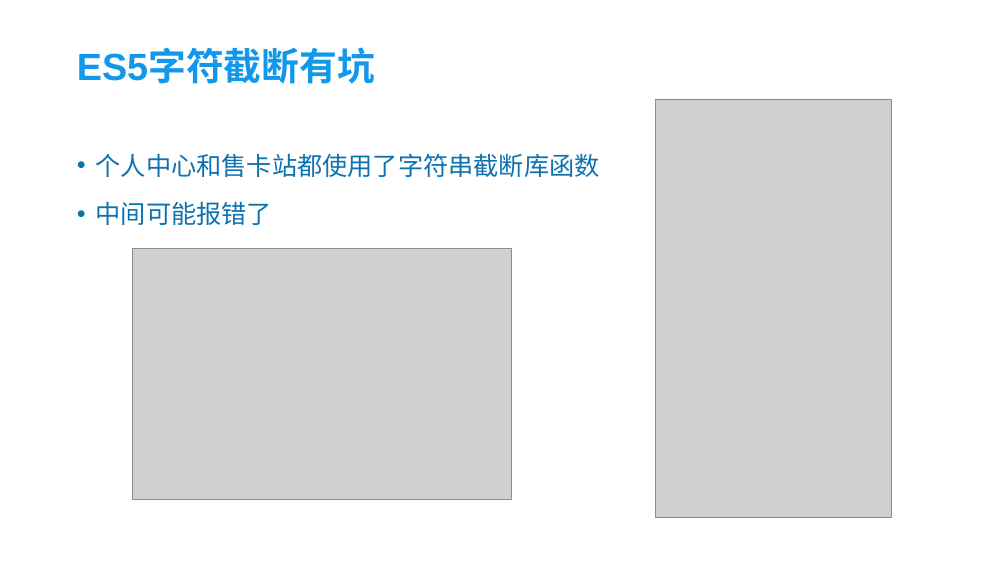
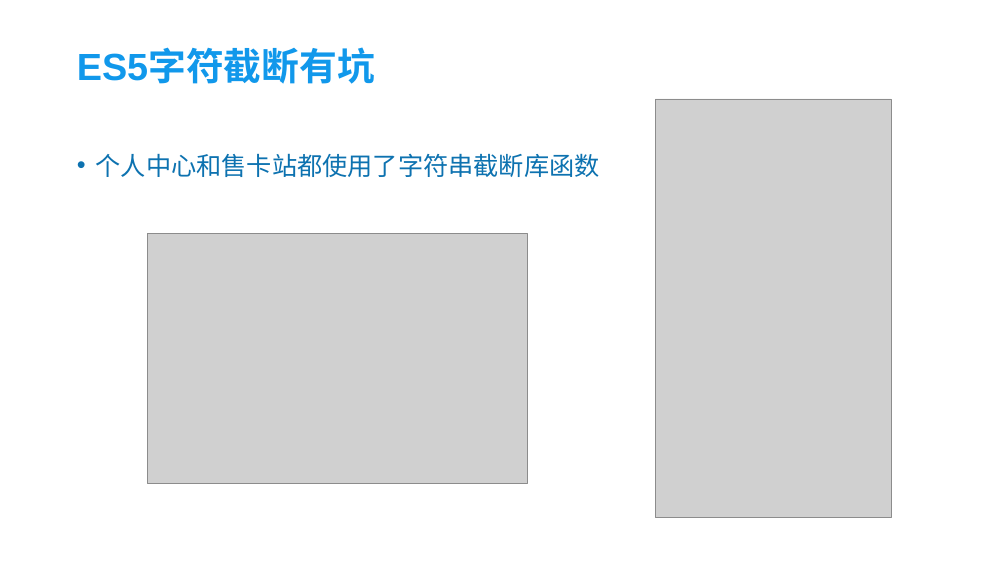
Before and after one commit to kenkozheng/HTML5_research, a slide deck: slide 18 of Charset&Coding&HTML/编码和前端的那些事.pptx (slide 14 before the commit). Drawn at 1008x567 pixels with LibreOffice and Linux fonts; fonts in the diff are those of the drawing; grey boxes stand for pictures; background and template pictures are left out. Boxes give left, top, right and bottom in pixels: in the first picture for what was removed or moved away, otherwise in the second. Text is boxed around its words. In the diff, an @@ line names an element or a change of style, - is before the commit and + after.

```diff
--- a/Charset&Coding&HTML/编码和前端的那些事.pptx
+++ b/Charset&Coding&HTML/编码和前端的那些事.pptx
@@ text at [96,201,272,225]: paragraph removed @@
-• 中间可能报错了
@@ picture: place and size @@
-picture at [132,249,512,500]
+picture at [147,233,527,484]
```
Also in this commit, not shown: 3 other slides changed, 2 slides added.
